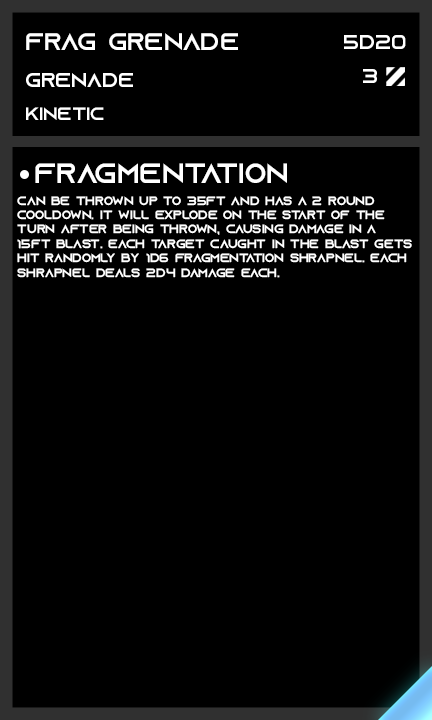
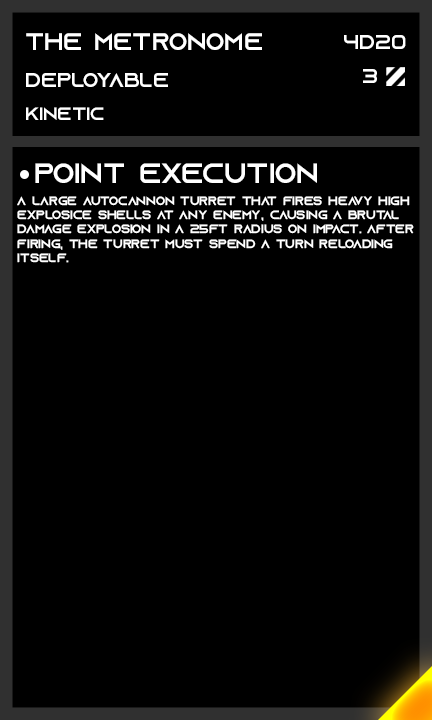
Layered file, before and after one edit (432x720). Changes by layer:
showed "Legendary" over left=378, top=666, right=432, bottom=720
hid "Rare" over left=378, top=666, right=432, bottom=720
renamed "5d20" to "4d20", painted on it over left=344, top=35, right=358, bottom=49
renamed "grenade" to "deployable", painted on it over left=26, top=73, right=168, bottom=87
renamed "frag grenade" to "the metronome", painted on it over left=26, top=33, right=262, bottom=50
renamed "can be thrown up to 35ft and has a 2 round cooldown. it will e" to "a large autocannon turret that fires heavy high explosice shell", painted on it over left=17, top=196, right=414, bottom=278
renamed "fragmentation" to "point execution", painted on it over left=35, top=163, right=317, bottom=183
